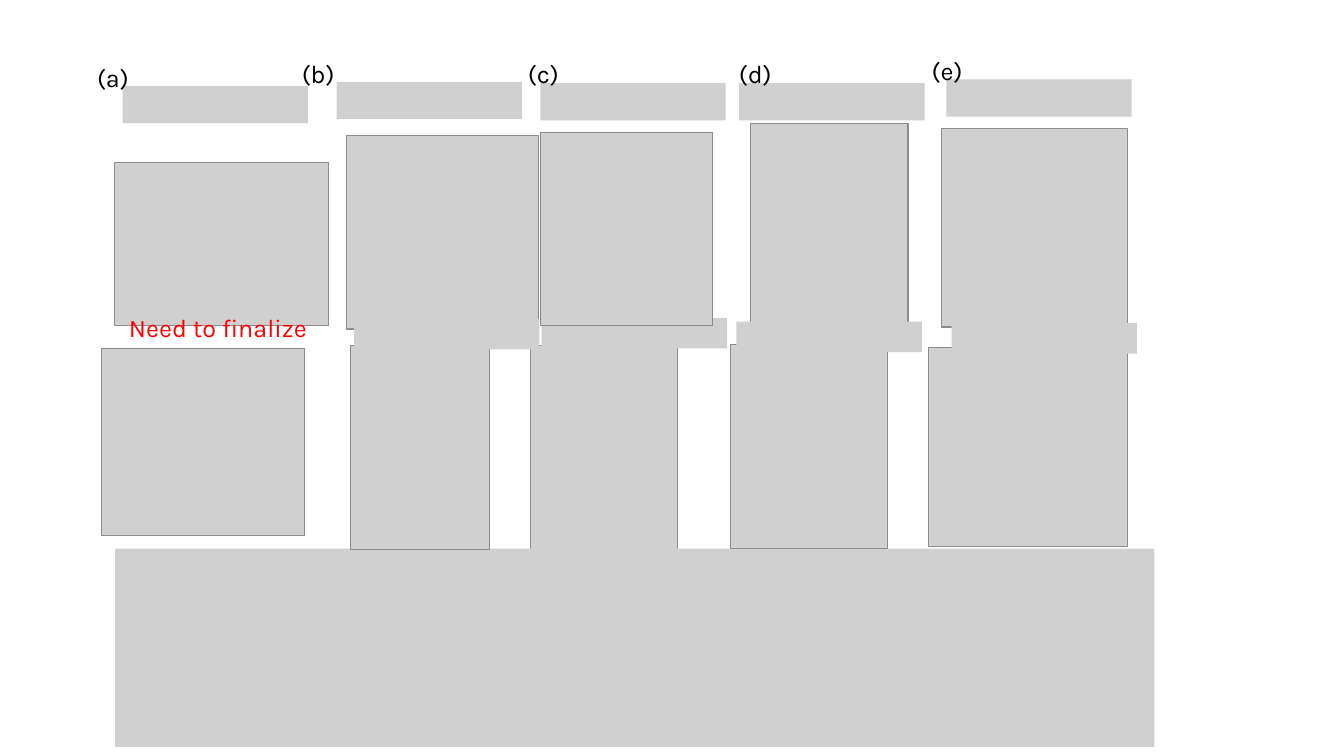
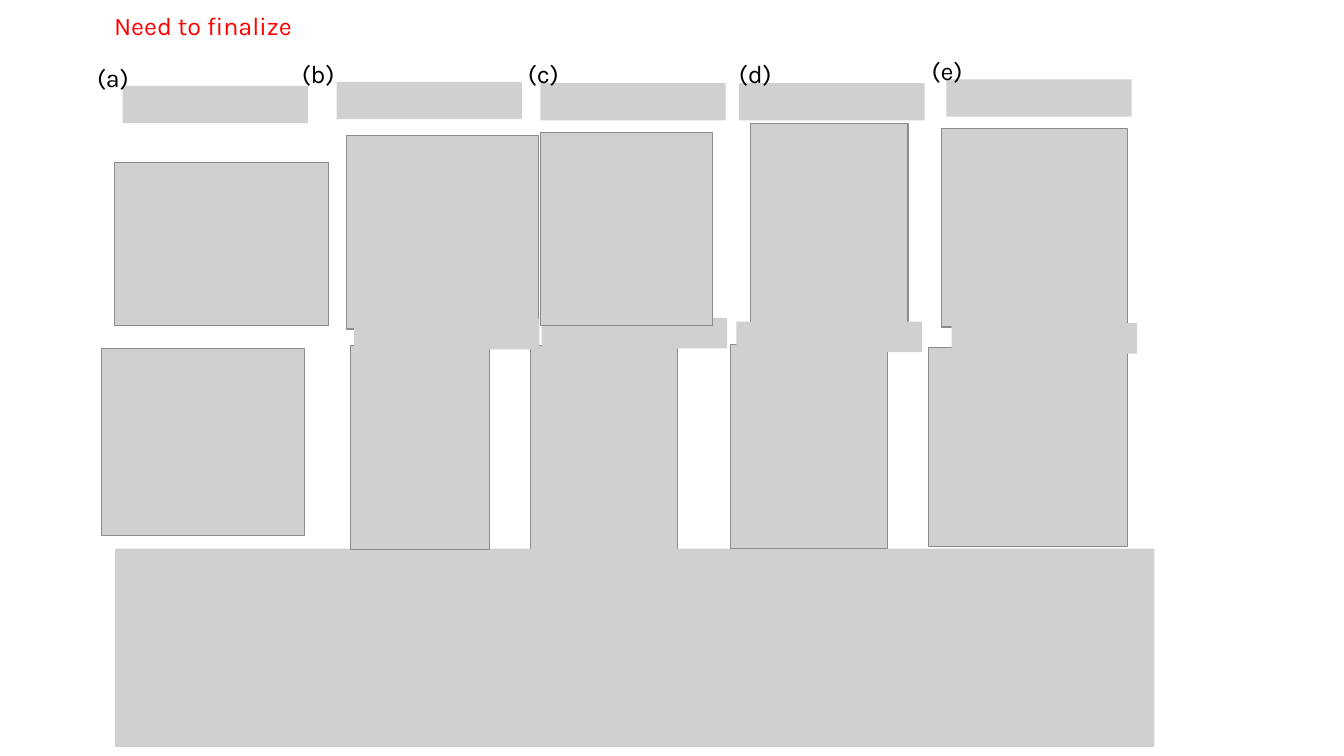
Before and after one commit to tyokokur/presentations, a slide deck: slide 5 of SYSG3_paper.pptx. Drawn at 1344x756 pixels with LibreOffice and Linux fonts; fonts in the diff are those of the drawing; grey boxes stand for pictures. Boxes give left, top, right and bottom in pixels: in the first picture for what was removed or moved away, otherwise in the second. Text is boxed around its words. In the diff, an @@ line names an element or a change of style, - is before the commit and + after.

```diff
--- a/SYSG3_paper.pptx
+++ b/SYSG3_paper.pptx
@@ text "Need to finalize" rewrapped from (129,315,307,344) to (114,17,292,36) @@
```
Also in this commit, not shown: 2 other slides changed.
